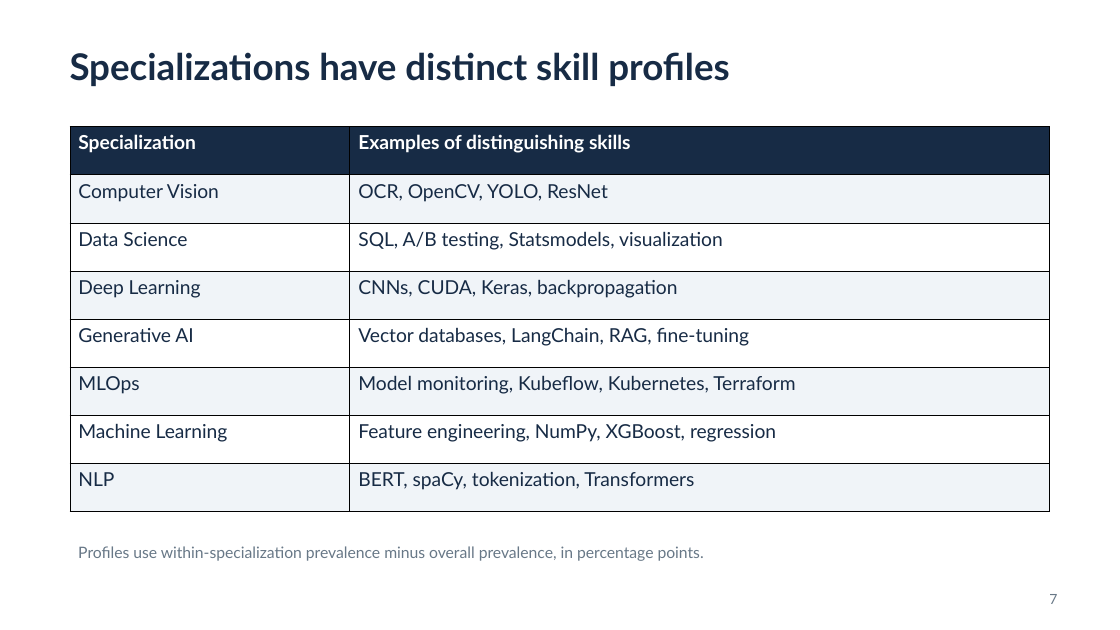
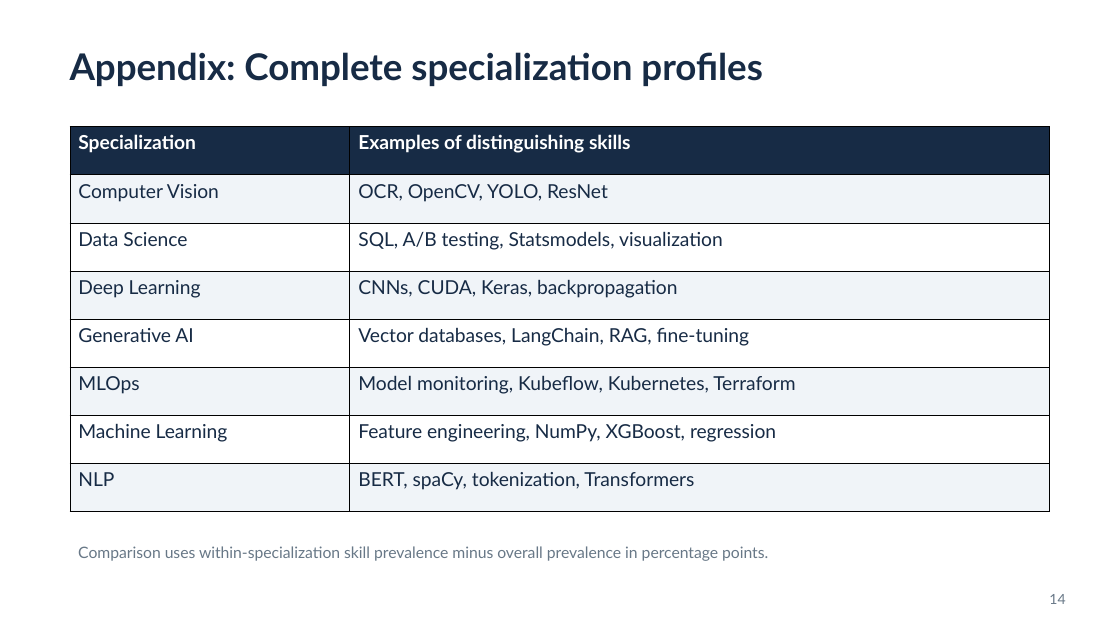
Before and after one commit to BruSalSprouts/ai-job-categories, a slide deck: slide 14 of reports/AI Jobs Project.pptx (slide 7 before the commit). Drawn at 1120x630 pixels with LibreOffice and Linux fonts; fonts in the diff are those of the drawing. Boxes give left, top, right and bottom in pixels: in the first picture for what was removed or moved away, otherwise in the second. Text is boxed around its words. In the diff, an @@ line names an element or a change of style, - is before the commit and + after.

```diff
--- a/reports/AI Jobs Project.pptx
+++ b/reports/AI Jobs Project.pptx
@@ text at [70,52,762,86]: text changed @@
-Specializations have distinct skill profiles
+Appendix: Complete specialization profiles
@@ text at [78,546,768,561]: text changed @@
-Profiles use within-specialization prevalence minus overall prevalence, in percentage points.
+Comparison uses within-specialization skill prevalence minus overall prevalence in percentage points.
@@ text at [1049,594,1065,604]: text changed @@
-7
+14
```
Also in this commit, not shown: 4 other slides changed, 10 slides added, 10 slides removed, 1 other file.
